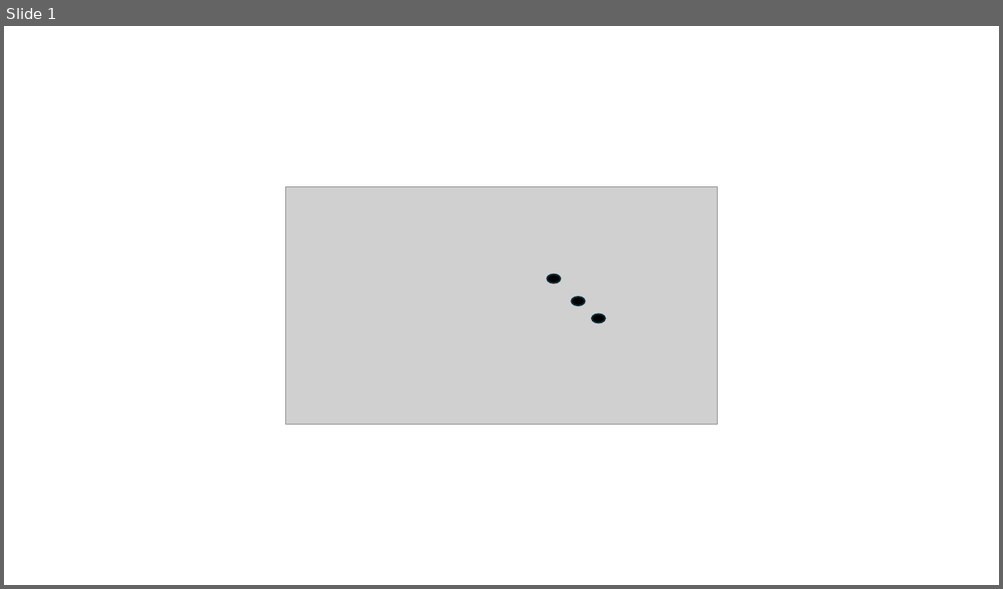
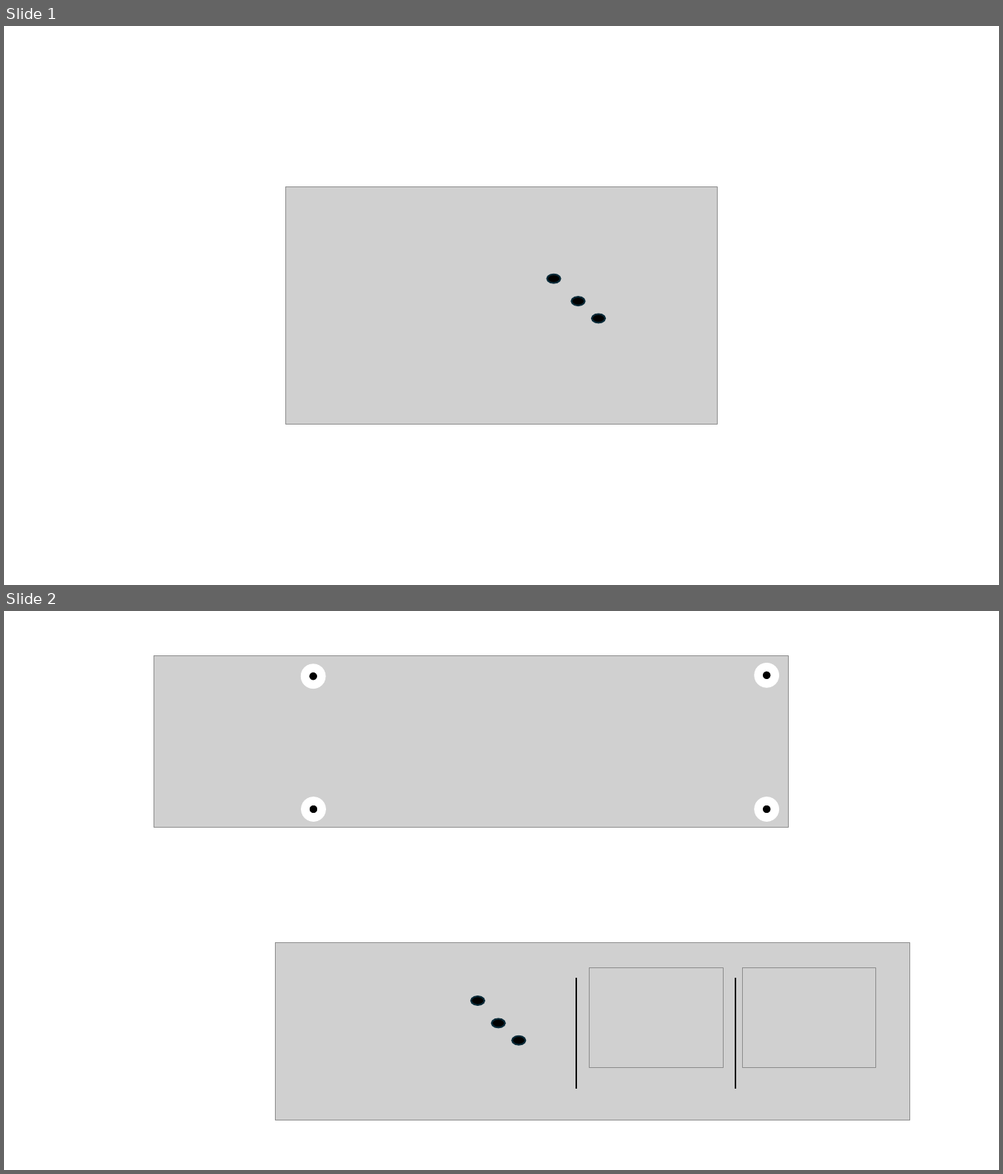
Before and after one commit to profmaxgds/examweaver-pro, a slide deck: logos/IdentidadeVisual.pptx. Shown one above the other, each under a label of ours: slide 1 before the commit, slides 1 and 2 after it. The pictures are 1003x589 and 1003x1174 pixels, drawn with LibreOffice and Linux fonts; fonts in the diff are those of the drawing; grey boxes stand for pictures. Boxes give left, top, right and bottom in pixels: in the first picture for what was removed or moved away, otherwise in the second. Text is boxed around its words. In the diff, an @@ line names an element or a change of style, - is before the commit and + after.

```diff
--- a/logos/IdentidadeVisual.pptx
+++ b/logos/IdentidadeVisual.pptx
@@ slide 2 added at box(4, 611, 999, 1170), background #FFFFFF @@
@@ picture added at box(154, 655, 788, 828) @@
@@ ellipse added at box(304, 669, 321, 685), fill #000000, outline #FFFFFF 8.25 pt @@
@@ ellipse added at box(758, 667, 775, 684), fill #000000, outline #FFFFFF 8.25 pt @@
@@ ellipse added at box(305, 801, 322, 817), fill #000000, outline #FFFFFF 8.25 pt @@
@@ ellipse added at box(758, 801, 775, 817), fill #000000, outline #FFFFFF 8.25 pt @@
@@ picture added at box(276, 943, 910, 1121) @@
@@ line added from (576, 978) to (576, 1089), #000000 1.5 pt @@
@@ picture added at box(589, 968, 723, 1068) @@
@@ line added from (735, 978) to (735, 1089), #000000 1.5 pt @@
@@ picture added at box(742, 968, 876, 1068) @@
@@ ellipse added at box(471, 997, 484, 1005), fill #000000, outline #092A39 1.5 pt @@
@@ ellipse added at box(492, 1019, 506, 1028), fill #000000, outline #092A39 1.5 pt @@
@@ ellipse added at box(512, 1037, 526, 1045), fill #000000, outline #092A39 1.5 pt @@
```
Also in this commit, not shown: 3 other slides added, 2 slides removed, 4 other files.
